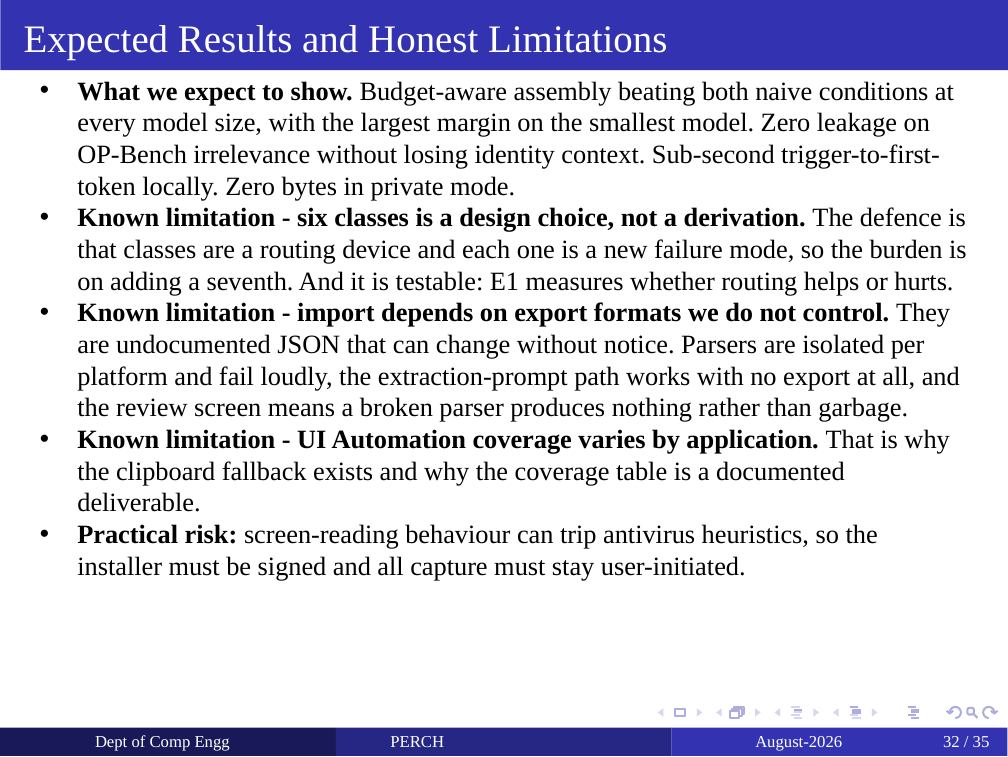
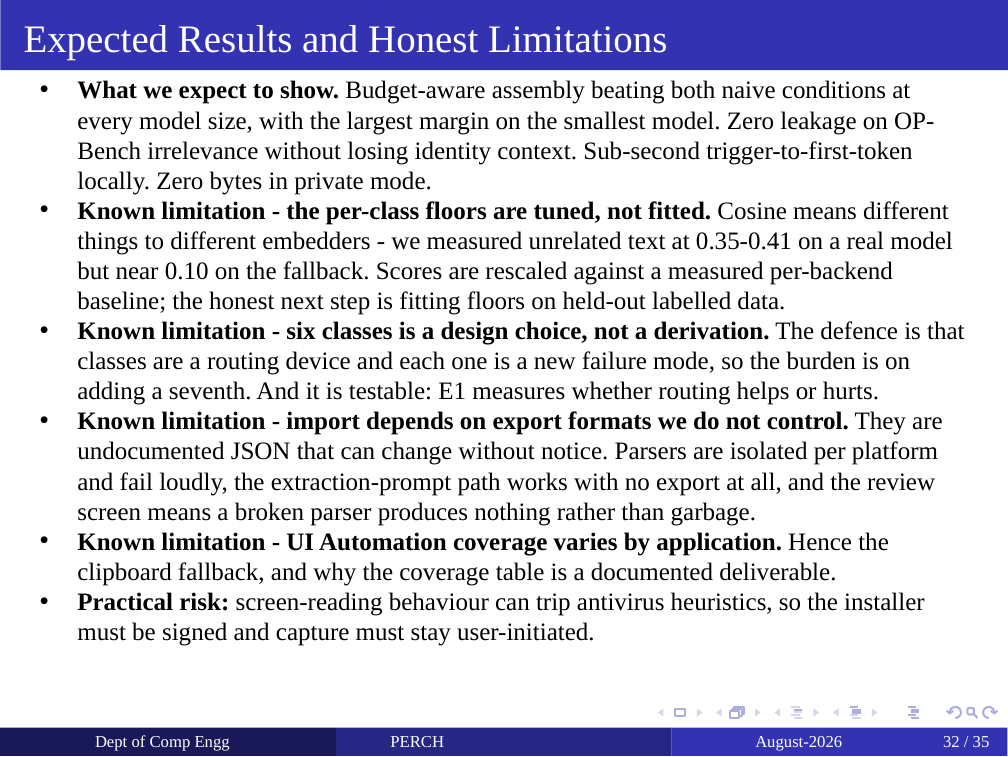
Before and after one commit to yashdoke7/perch, a slide deck: slide 32 of docs/PERCH_Project_Review.pptx. Drawn at 1008x757 pixels with LibreOffice and Linux fonts; fonts in the diff are those of the drawing. Boxes give left, top, right and bottom in pixels: in the first picture for what was removed or moved away, otherwise in the second. Text is boxed around its words. In the diff, an @@ line names an element or a change of style, - is before the commit and + after.

```diff
--- a/docs/PERCH_Project_Review.pptx
+++ b/docs/PERCH_Project_Review.pptx
@@ text at box(77, 80, 964, 526): size 9.5 to 9 pt in "What we expect to show. Budget-aware assembly ...", "Known limitation - six classes is a ...", "Known limitation - import depends on export ..." @@
@@ text at box(77, 201, 953, 315): paragraph added @@
+  • Known limitation - the per-class floors are tuned, not fitted. Cosine means different things to different embedders - we measured unrelated text at 0.35-0.41 on a real model but near 0.10 on the fallback. Scores are rescaled against a measured per-backend baseline; the honest next step is fitting floors on held-out labelled data.
@@ text at box(77, 532, 924, 646): text changed; size 9.5 to 9 pt @@
-  • Known limitation - UI Automation coverage varies by application. That is why the clipboard fallback exists and why the coverage table is a documented deliverable.
-  • Practical risk: screen-reading behaviour can trip antivirus heuristics, so the installer must be signed and all capture must stay user-initiated.
+  • Known limitation - UI Automation coverage varies by application. Hence the clipboard fallback, and why the coverage table is a documented deliverable.
+  • Practical risk: screen-reading behaviour can trip antivirus heuristics, so the installer must be signed and capture must stay user-initiated.
```
Also in this commit, not shown: 2 other slides changed, 5 other files.
